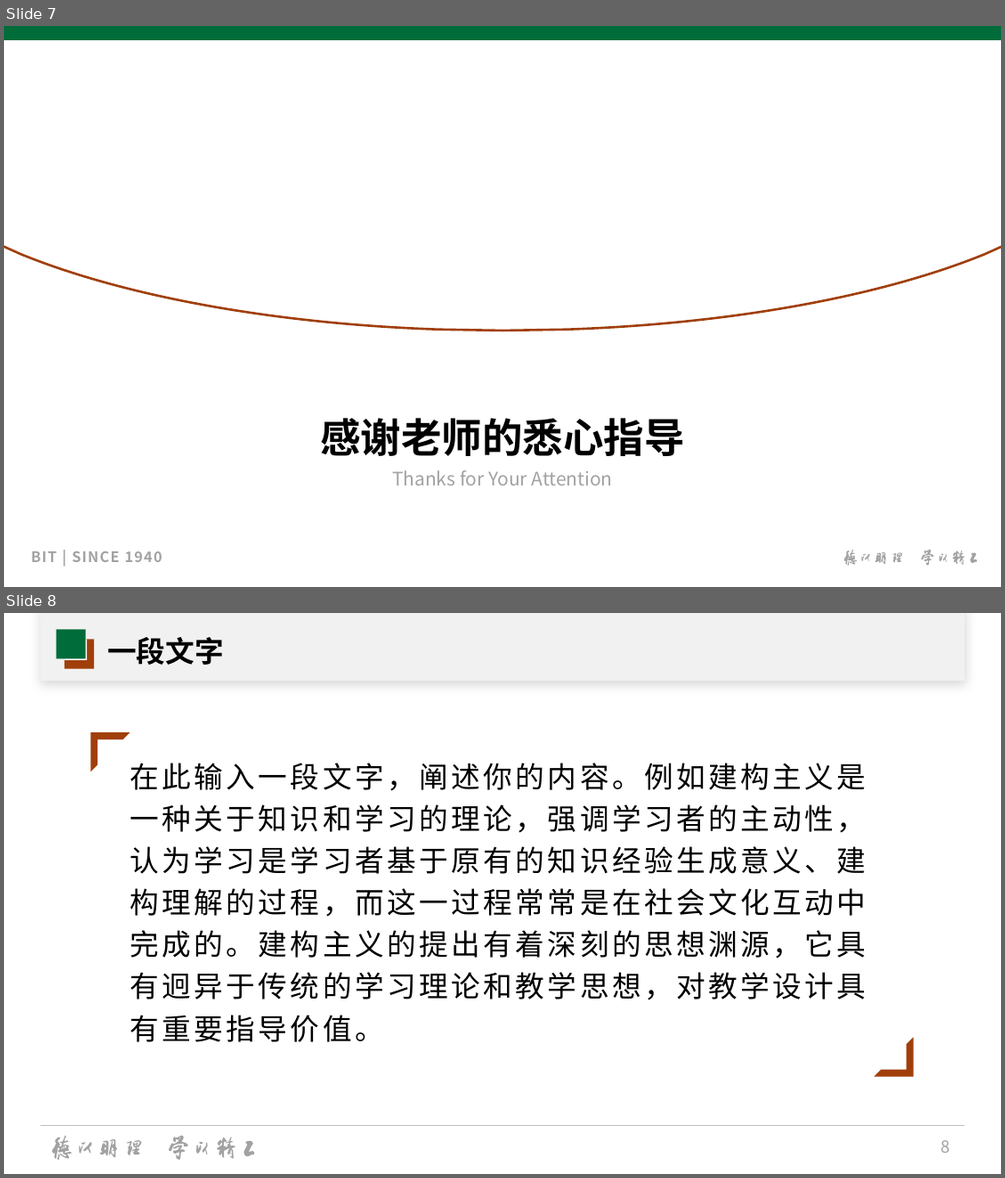
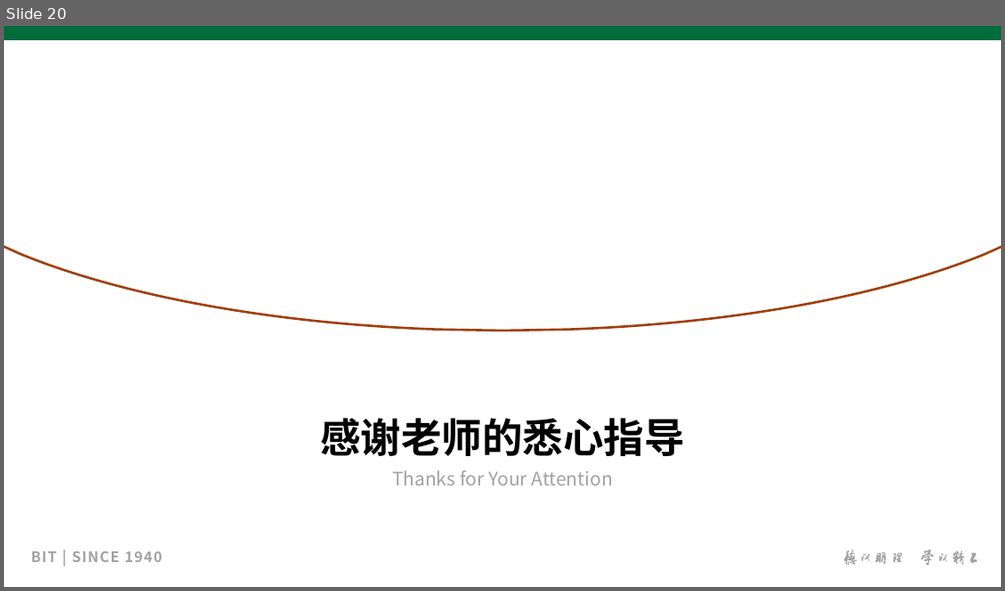
Before and after one commit to hhhjjjcc112/AsyncAlien, a slide deck: docs/graduation/论文/论文答辩/论文答辩.pptx. Shown one above the other, each under a label of ours: slides 7 and 8 before the commit, slide 20 after it. The pictures are 1005x1178 and 1005x591 pixels, drawn with LibreOffice and Linux fonts; fonts in the diff are those of the drawing; background and template pictures are left out. Boxes give left, top, right and bottom in pixels: in the first picture for what was removed or moved away, otherwise in the second. Text is boxed around its words. In the diff, an @@ line names an element or a change of style, - is before the commit and + after.

Commit message:
ppt大致完成

```diff
--- a/docs/graduation/论文/论文答辩/论文答辩.pptx
+++ b/docs/graduation/论文/论文答辩/论文答辩.pptx
@@ slide 8 removed at box(4, 613, 1001, 1174), background #FFFFFF @@
@@ rectangle removed at box(40, 613, 964, 681) @@
@@ rectangle removed at box(40, 613, 964, 681) @@
@@ rectangle removed at box(57, 629, 86, 658) @@
@@ rectangle removed at box(65, 639, 94, 668) @@
@@ rectangle removed at box(65, 639, 87, 660) @@
@@ title removed at box(107, 637, 224, 665) @@
-一段文字
@@ half frame removed at box(90, 732, 130, 772) @@
@@ text removed at box(129, 763, 866, 1042) @@
-在此输入一段文字，阐述你的内容。例如建构主义是一种关于知识和学习的理论，强调学习者的主动性，认为学习是学习者基于原有的知识经验生成意义、建构理解的过程，而这一过程常常是在社会文化互动中完成的。建构主义的提出有着深刻的思想渊源，它具有迥异于传统的学习理论和教学思想，对教学设计具有重要指导价值。
@@ half frame removed at box(874, 1037, 914, 1077) @@
@@ line removed from (40, 1126) to (965, 1126) @@
@@ group removed at box(52, 1135, 255, 1159): 16 freeform shapes @@
@@ page number removed at box(940, 1140, 949, 1152) @@
-8
@@ what was slide 7 is now slide 20 @@
```
Also in this commit, not shown: 6 slides changed, 13 slides added, 57 other slides removed, 4 other files.
